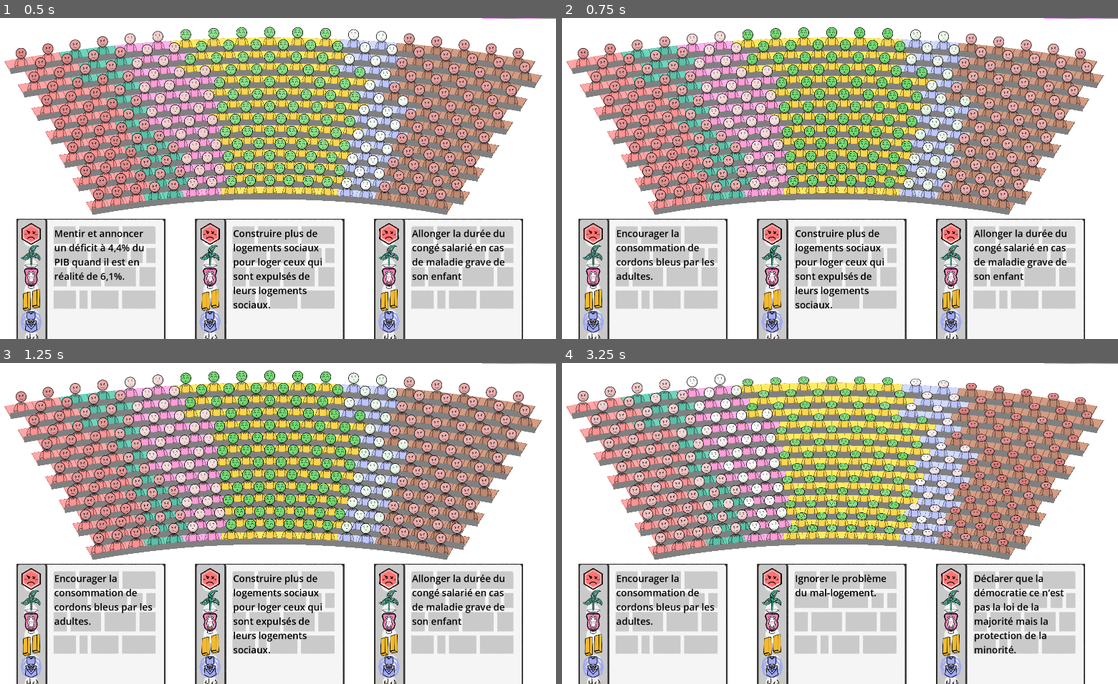
Above: before the commit, frames 1-4 (two rows, left to right).
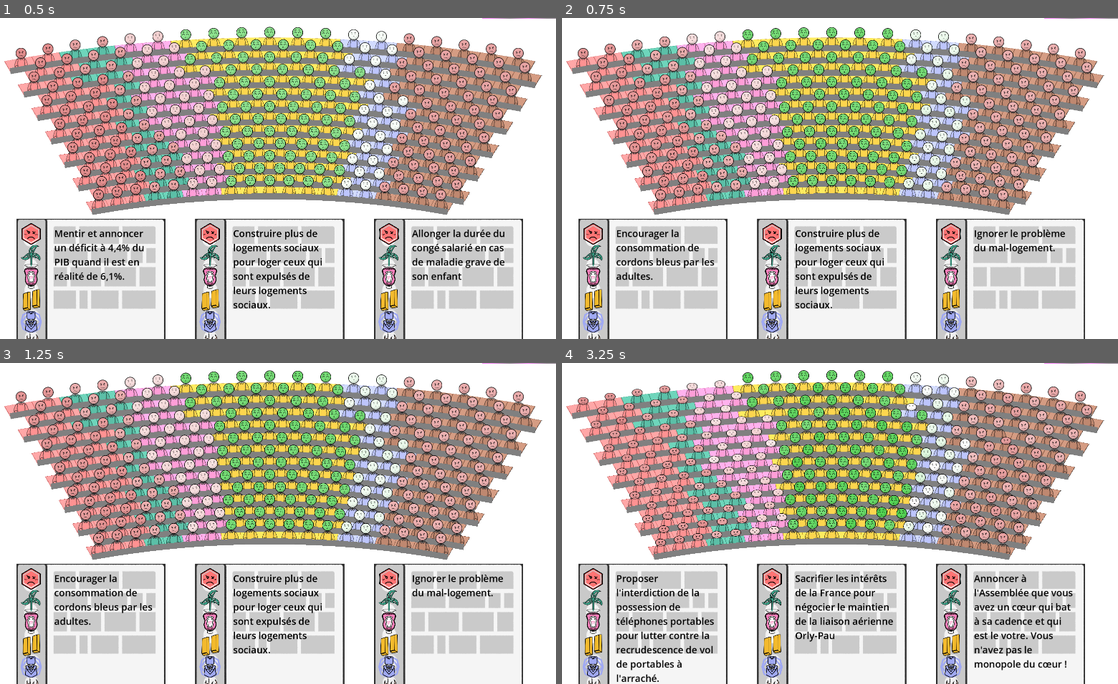
Above: after the commit, the same moments.

Repository: remimorvan/assemblee-nationale-simulator
Game: Godot game, scene res://scenes/game.tscn
The game is run twice, just before and just after one commit, with the same random seed, the same clock (stepped at 60 frames per second) and the same inputs.
Inputs (mouse positions are in pixels of both pictures, inside the frame that each line leads up to):
- Up to frame 1 (0.5 s): no input
- Up to frame 2 (0.75 s): tap Enter at 0.5 s; move the mouse to (650, 316) at 0.52 s; click (650, 316) at 0.67 s
- Up to frame 3 (1.25 s): no input
- Up to frame 4 (3.25 s): move the mouse to (834, 661) at 1.27 s; click (834, 661) at 1.42 s; move the mouse to (1012, 661) at 2.02 s; click (1012, 661) at 2.17 s; move the mouse to (834, 661) at 2.77 s; click (834, 661) at 2.92 s

Frame 1 is identical in both runs. In frame 2, 0.8% of the frame differs, in the area x 74-91%, y 65-82%; in frame 3, 0.8%; in frame 4, 24%, in the area x 2-96%, y 2-100%.

Commit message:
remove random card

Diff:
--- a/scripts/card.gd
+++ b/scripts/card.gd
@@ -55,3 +55,4 @@
 		# Remove card from hand
 		var card_pos: int = Player.remove_card_from_hand(self)
 		Player.add_card_to_hand(card_pos)
+		Player.change_random_card(card_pos)
--- a/scripts/player.gd
+++ b/scripts/player.gd
@@ -6,9 +6,11 @@
 var hand: Array[Area2D] = [] # Cards in hand
 var total_nb_card_played: int = 0
 var transition_between_days: bool = false
+var rng = RandomNumberGenerator.new()
 
 # Called when the node enters the scene tree for the first time.
 func _ready() -> void:
+	rng.randomize()
 	for i in range(3):
 		var card: Area2D = Deck.get_new_card()
 		hand.append(card)
@@ -38,6 +40,16 @@
 	remove_child(card)
 	return card_nb
 
+func change_random_card(other_card: int) -> void:
+	# Randomly choose an integer in [0,1,2] distinct from other_card
+	var removed_card_pos: int = rng.randi_range(0,1)
+	var arr = [0,1,2]
+	arr.pop_at(other_card)
+	removed_card_pos = arr[removed_card_pos]
+	remove_card_from_hand(hand[removed_card_pos])
+	add_card_to_hand(removed_card_pos)
+
+
 func add_card_to_hand(card_pos: int) -> void:
 	var new_card: Area2D = Deck.get_new_card()
 	add_child(new_card)
